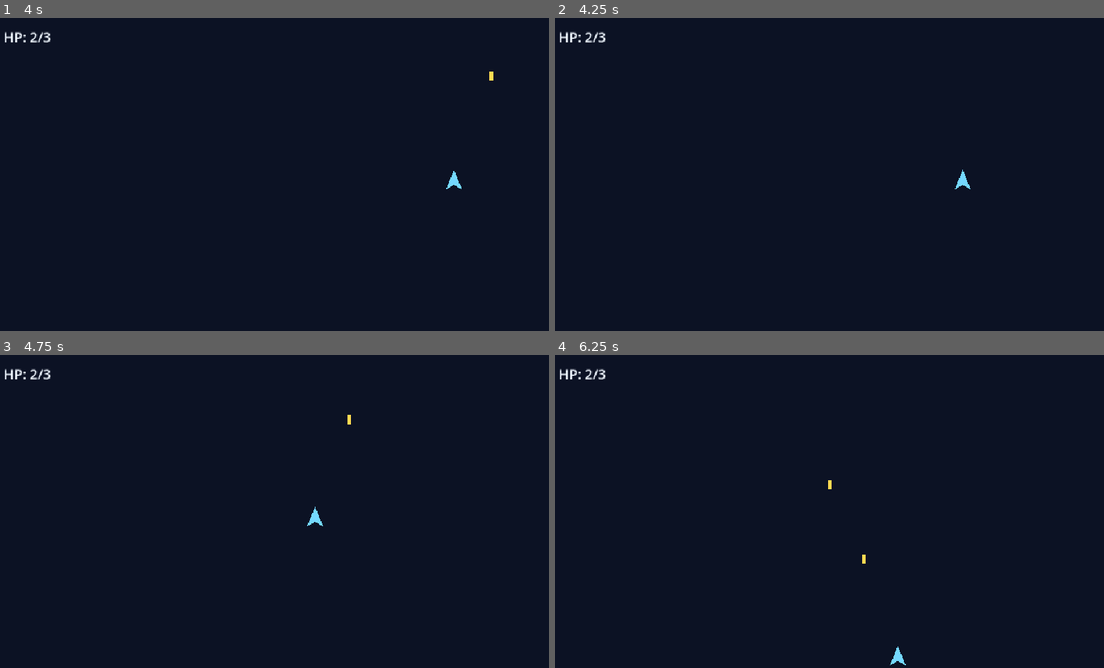
Above: before the commit, frames 1-4 (two rows, left to right).
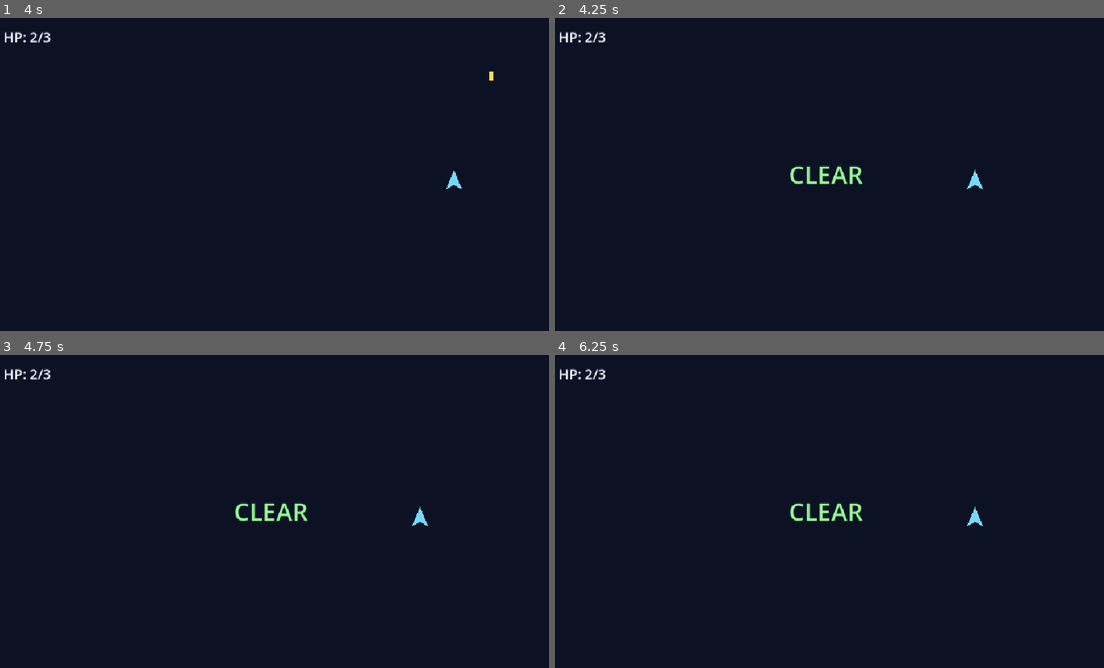
Above: after the commit, the same moments.

Repository: Drew-Z/game-next-spacewar
Game: Godot game, scene res://scenes/main.tscn
Same seed, same stepped clock (60 frames per second), same inputs: the game is played once before the commit and once after it.
Inputs:
- Up to frame 1 (4 s): tap Enter (ui_accept) at 0.5, 0.77, 1.52, 3.02, 3.77 s; hold Right (ui_right) 0.53-1.28 s; tap R at 0.6, 2.1, 3.6 s; hold Down (ui_down) 1.28-2.03 s; tap Space at 1.35, 2.85 s; hold Right (ui_right) 2.03-2.78 s; hold Up (ui_up) 2.78-3.53 s; hold Left (ui_left) from 3.53 s (still down)
- Up to frame 2 (4.25 s): keep holding Left (ui_left)
- Up to frame 3 (4.75 s): keep holding Left (ui_left); tap Space at 4.35 s; tap Enter (ui_accept) at 4.52 s
- Up to frame 4 (6.25 s): release Left (ui_left) at 5.03 s; hold Down (ui_down) 5.03-5.78 s; tap R at 5.1 s; hold Right (ui_right) from 5.78 s (still down); tap Space at 5.85 s; tap Enter (ui_accept) at 6.02 s

Frame 1 is identical in both runs. In frame 2, 0.5% of the frame differs, in the area x 42-78%, y 47-55%; in frame 3, 0.5%; in frame 4, 0.6%, in the area x 42-78%, y 40-100%.

Commit message:
fix(level): keep clear condition consistent on enemy exit

Diff:
--- a/scripts/enemy_target.gd
+++ b/scripts/enemy_target.gd
@@ -1,11 +1,12 @@
 extends Area2D
 
-signal cleared
+signal resolved(by_player: bool)
 
 @export var speed := 110.0
 
 var gameplay_active := true
 var is_destroyed := false
+var is_resolved := false
 
 
 func _ready() -> void:
@@ -21,6 +22,7 @@
 
 	var viewport_size := get_viewport_rect().size
 	if global_position.y > viewport_size.y + 40.0:
+		_resolve(false)
 		queue_free()
 
 
@@ -29,7 +31,7 @@
 		return
 
 	is_destroyed = true
-	emit_signal("cleared")
+	_resolve(true)
 	monitoring = false
 	monitorable = false
 
@@ -55,3 +57,10 @@
 	if body.has_method("take_damage"):
 		body.take_damage(1)
 		hit()
+
+
+func _resolve(by_player: bool) -> void:
+	if is_resolved:
+		return
+	is_resolved = true
+	emit_signal("resolved", by_player)
--- a/scripts/main.gd
+++ b/scripts/main.gd
@@ -6,6 +6,7 @@
 @onready var fail_label := $HUD/FailLabel as Label
 
 var cleared_enemy_targets := 0
+var resolved_enemy_targets := 0
 var total_enemy_targets := 0
 var is_cleared := false
 var is_failed := false
@@ -16,6 +17,7 @@
 	player.defeated.connect(_on_player_defeated)
 
 	cleared_enemy_targets = 0
+	resolved_enemy_targets = 0
 	total_enemy_targets = 0
 	is_cleared = false
 	is_failed = false
@@ -47,16 +49,19 @@
 	total_enemy_targets = clear_targets.size()
 
 	for clear_target in clear_targets:
-		if clear_target.has_signal("cleared"):
-			clear_target.cleared.connect(_on_clear_target_cleared)
+		if clear_target.has_signal("resolved"):
+			clear_target.resolved.connect(_on_clear_target_resolved)
 
 
-func _on_clear_target_cleared() -> void:
+func _on_clear_target_resolved(by_player: bool) -> void:
 	if is_failed or is_cleared:
 		return
 
-	cleared_enemy_targets += 1
-	if cleared_enemy_targets >= total_enemy_targets and total_enemy_targets > 0:
+	resolved_enemy_targets += 1
+	if by_player:
+		cleared_enemy_targets += 1
+
+	if resolved_enemy_targets >= total_enemy_targets and total_enemy_targets > 0:
 		_on_stage_cleared()
 
 
Not shown, changed: README.md
Not shown, changed: docs/roadmap.md
Not shown, changed: docs/task-board.md
Not shown, changed: docs/test-checklist.md
